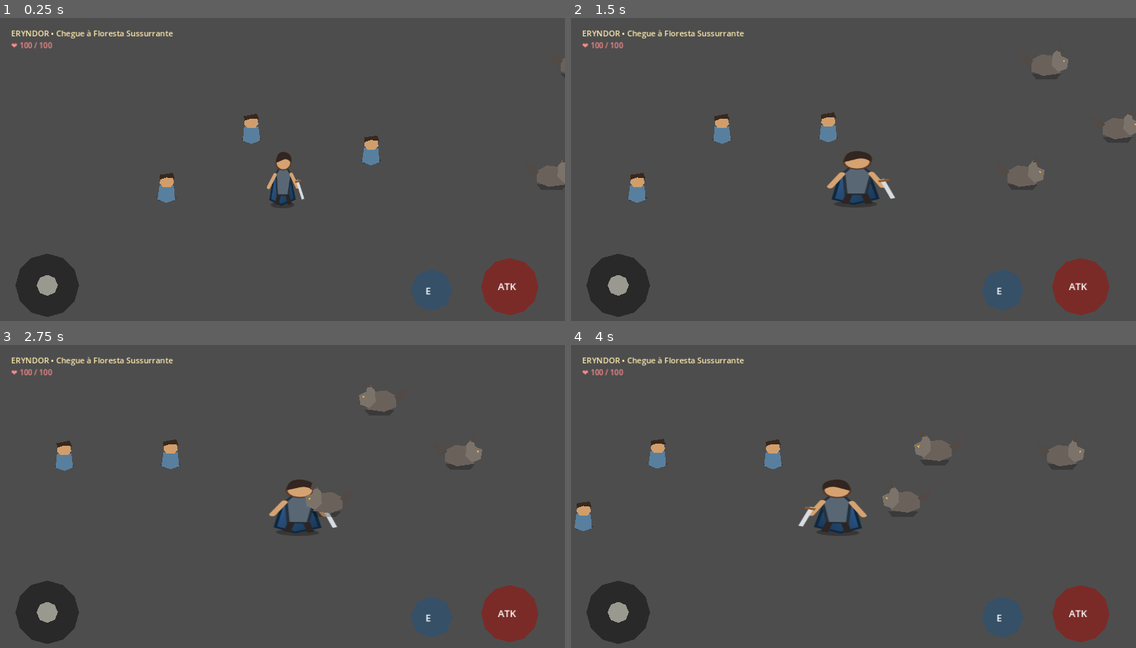
Above: before the commit, frames 1-4 (two rows, left to right).
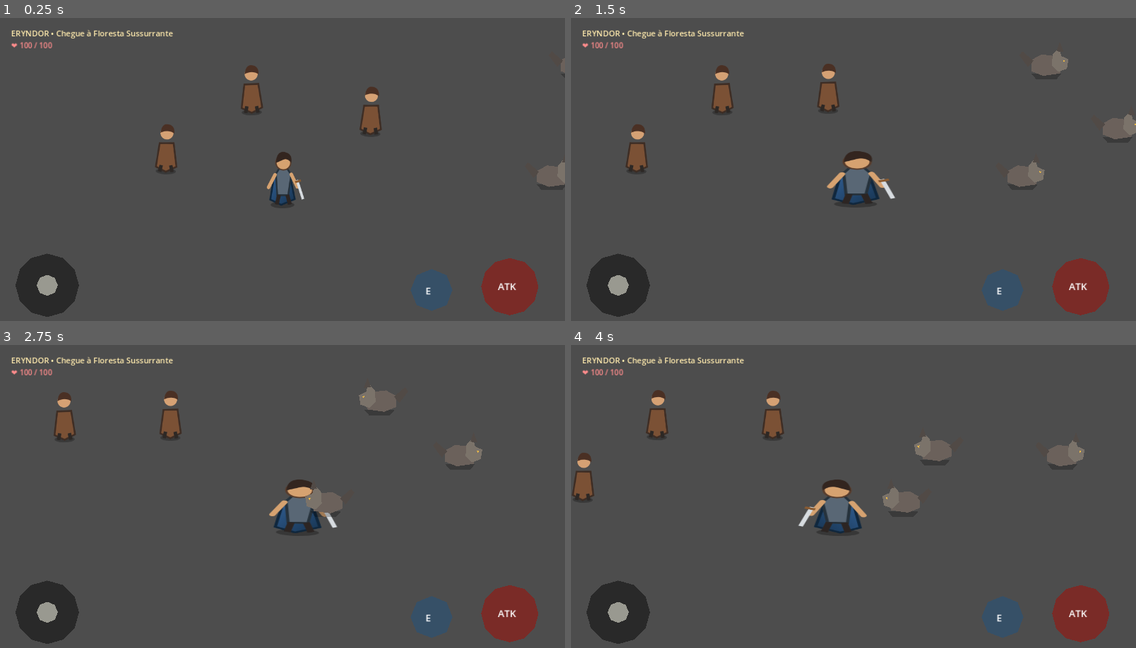
Above: after the commit, the same moments.

Repository: Surgaj/Aervalon
Game: Godot game, scene res://scenes/world/eryndor.tscn
Two runs of this game, one before a commit and one after it. Both use one fixed random seed, a clock stepped at 60 frames per second and the inputs below.
Inputs (mouse positions are in pixels of both pictures, inside the frame that each line leads up to):
- Up to frame 1 (0.25 s): no input
- Up to frame 2 (1.5 s): move the mouse to (977, 160) at 0.52 s; hold D (move_right) 0.53-1.25 s; tap Space (attack) at 0.6 s; click (977, 160) at 0.67 s; drag from (740, 193) to (898, 175) at 1.27 s
- Up to frame 3 (2.75 s): move the mouse to (339, 432) at 2.02 s; hold D (move_right) from 2.03 s (still down); tap Space (attack) at 2.1 s
- Up to frame 4 (4 s): release D (move_right) at 2.75 s; drag from (825, 566) to (684, 457) at 2.77 s; move the mouse to (1023, 551) at 3.52 s; hold A (move_left) from 3.53 s (still down); tap Space (attack) at 3.6 s

The runs differ from the first frame. In frame 1, 2.0% of the frame differs, in the area x 27-68%, y 15-61%; in frame 2, 2.0%; in frame 3, 1.3%; in frame 4, 2.0%.
Error in both runs: Invalid assignment of property or key 'modulate' with value of type 'Color' on a base object of type 'null instance'. (res://scripts/eryndor.gd:16)

Commit message:
art: replace polygon actor visual with textured Sprite2D

Diff:
--- a/scenes/actors/npc.tscn
+++ b/scenes/actors/npc.tscn
@@ -1,5 +1,6 @@
-[gd_scene load_steps=3 format=3]
+[gd_scene load_steps=4 format=3]
 [ext_resource path="res://scripts/npc.gd" type="Script" id="1"]
+[ext_resource path="res://assets/aervalon/characters/villager.svg" type="Texture2D" id="99"]
 [sub_resource type="CapsuleShape2D" id="Shape"]
 radius=10.0
 height=25.0
@@ -7,18 +8,13 @@
 collision_layer=1
 collision_mask=1
 script=ExtResource("1")
-[node name="Shadow" type="Polygon2D" parent="."]
-polygon=PackedVector2Array(-13,10,13,10,9,15,-9,15)
-color=Color(0,0,0,0.25)
-[node name="Visual" type="Node2D" parent="."]
-[node name="Body" type="Polygon2D" parent="Visual"]
-polygon=PackedVector2Array(-9,-5,9,-5,11,13,0,17,-11,13)
-color=Color(0.35,0.5,0.62,1)
-[node name="Head" type="Polygon2D" parent="Visual"]
-polygon=PackedVector2Array(-7,-18,7,-18,9,-8,5,-3,-5,-3,-9,-8)
-color=Color(0.82,0.62,0.42,1)
-[node name="Hair" type="Polygon2D" parent="Visual"]
-polygon=PackedVector2Array(-9,-18,7,-21,10,-14,-1,-15,-9,-12)
-color=Color(0.22,0.16,0.12,1)
+[node name="Shadow" type="Sprite2D" parent="."]
+position = Vector2(0, 13)
+
+[node name="Visual" type="Sprite2D" parent="."]
+texture = ExtResource("99")
+position = Vector2(0, -55)
+scale = Vector2(0.55,0.55)
+
 [node name="CollisionShape2D" type="CollisionShape2D" parent="."]
 shape=SubResource("Shape")
